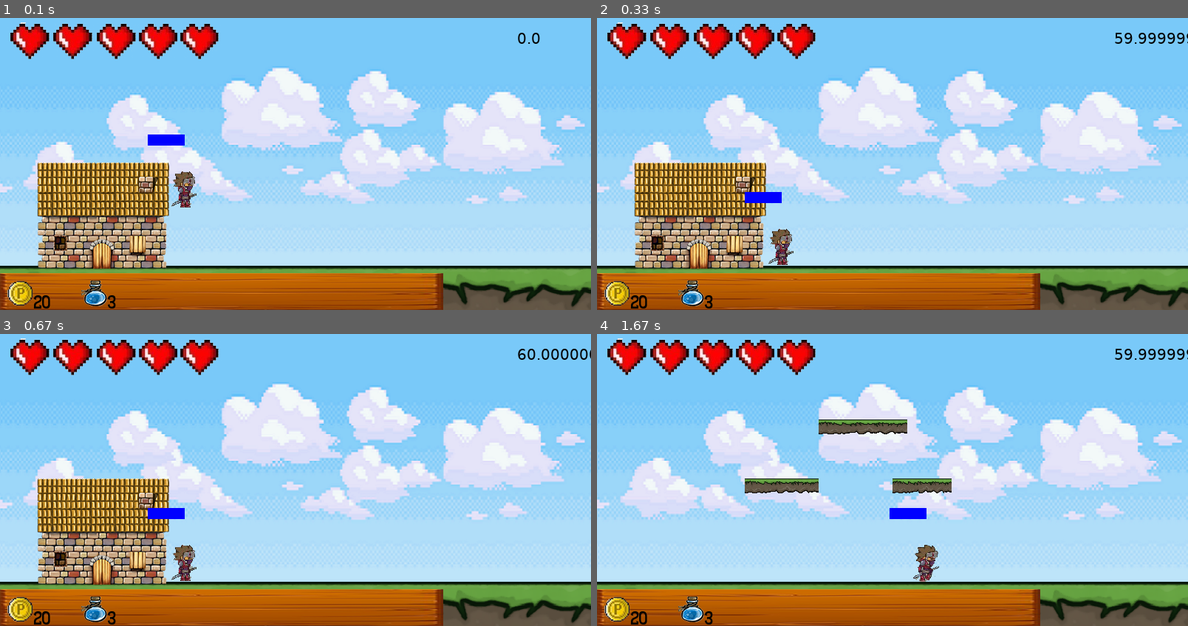
Above: before the commit, frames 1-4 (two rows, left to right).
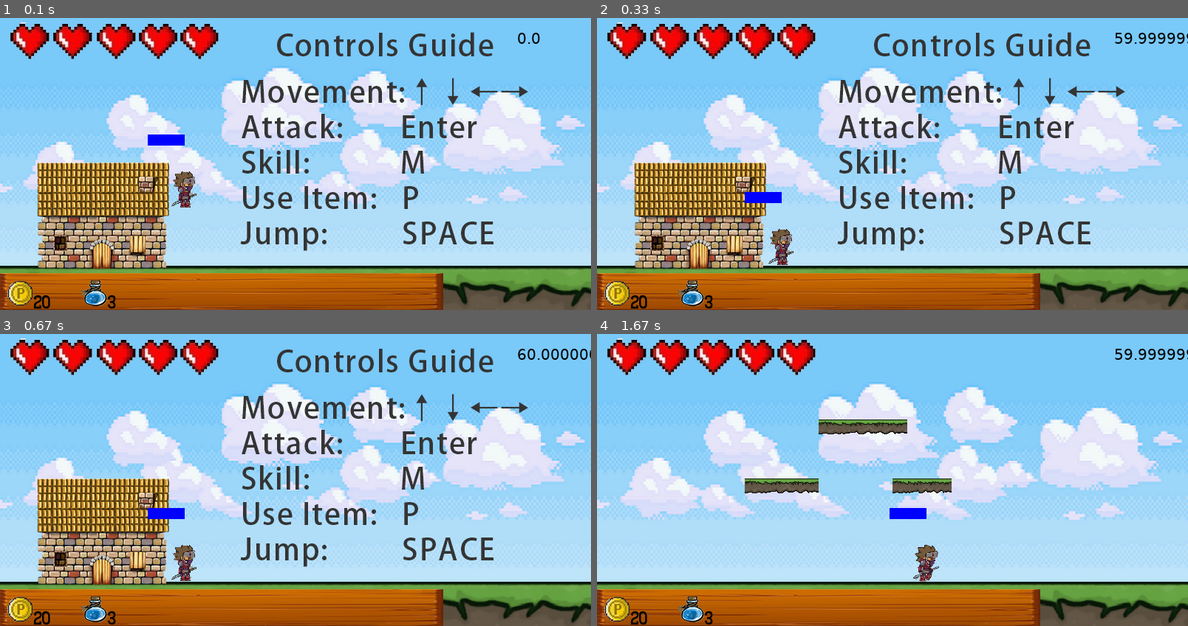
Above: after the commit, the same moments.

Repository: hawxcn/pygame
Game: pygame game, started from Game.py
The game is run twice, just before and just after one commit, with the same random seed, the same clock (stepped at 60 frames per second) and the same inputs.
Inputs:
- Up to frame 1 (0.1 s): no input
- Up to frame 2 (0.33 s): no input
- Up to frame 3 (0.67 s): tap Enter at 0.33 s
- Up to frame 4 (1.67 s): hold Right 0.67-1.13 s; hold Right 1.17-1.63 s; tap 4 at 1.32 s

The runs differ from the first frame. In frame 1, 4.9% of the frame differs, in the area x 40-90%, y 4-80%; in frame 2, 4.9%; in frame 3, 4.9%; in frame 4, nothing differs.

Commit message:
Add controls guide

Diff:
--- a/LevelManager.py
+++ b/LevelManager.py
@@ -17,6 +17,7 @@
 
         # Level 0
         L0 = Level()
+        L0.addBackGround("Images/ControlGuide.png")
         L0.addGround(Ground(900, 120, -20, 340, "Images/Ground.png"))
         L0.addBuilding(Building(50, 200, "Images/Building04.png"))
         self.levels.append(L0)
Binary file added: Images/ControlGuide.png
